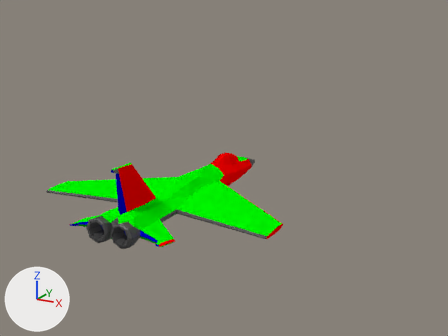
Two versions of the Blender file src/blender/jet.blend, one commit apart.
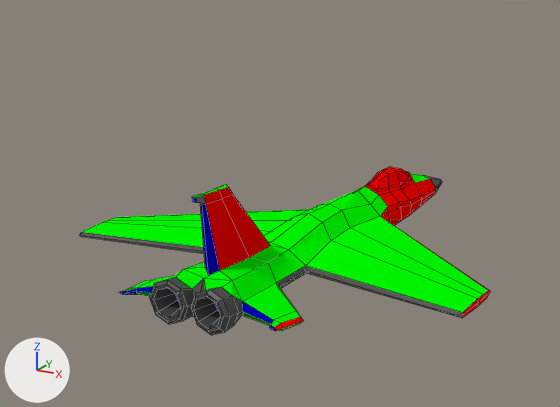
There are two pictures of each version: one from the file's camera 'Camera', one close up on the part from 0% to 72% of the width and 17% to 87% of the height. Lighting does not change. The marker at lower left points along +X, +Y and +Z. The close-ups show mesh edges as thin lines.

The first close-up shows 'Jet'.
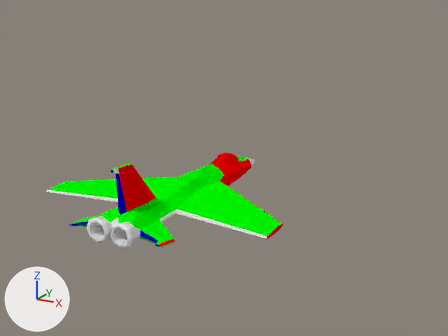
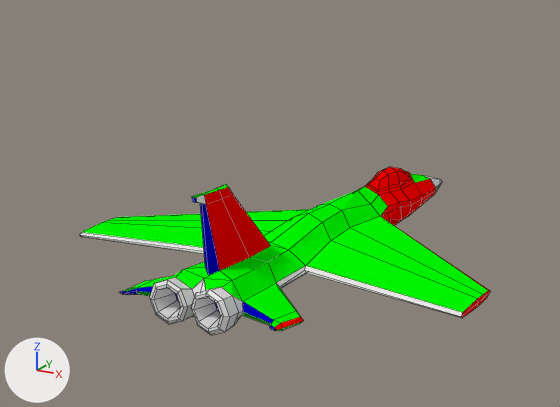
The change, as JSON lines over the scene's bpy script:
```json
{"op": "remove", "block": "mat_material", "code": "mat_material.texture = img_jet_uv_png"}
{"op": "add", "block": "mat_material", "code": "mat_material.base_color = (0.8, 0.8, 0.8)  # white #e7e7e7"}
```

Pixel boxes (x1, y1, x2, y2) of what changed, in the close-ups (560 x 407 px):
```json
{"object": "Jet", "change": "surface changed", "before": [80, 175, 466, 335], "after": [80, 175, 466, 335]}
```
